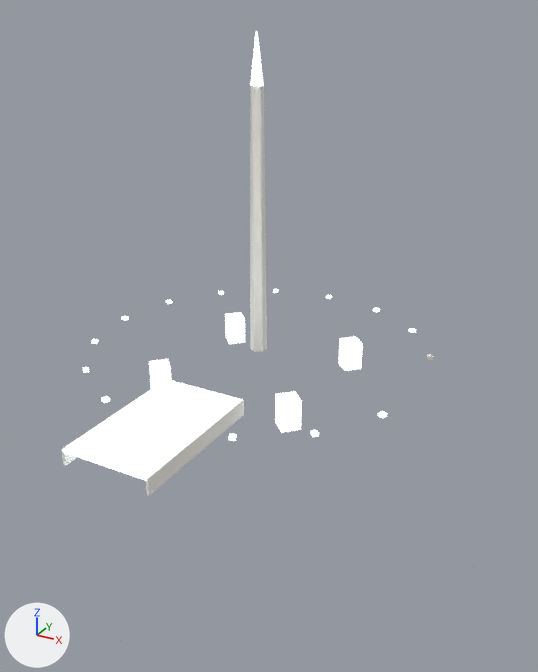
Before and after pictures for a commit that changed the FBX model assets/export/worlds/ethereal_scape/chunk_es_entry.fbx.
Both versions are drawn from a 50 mm lens placed at (183.0, -321.0, 169.0), pointed at (9.0, -5.0, 11.0). Lighting does not change. The marker at lower left points along +X, +Y and +Z. The older version comes first. Vertices at exactly the same position are counted once.

Objects in the first picture: 'ES_ENTRY'.
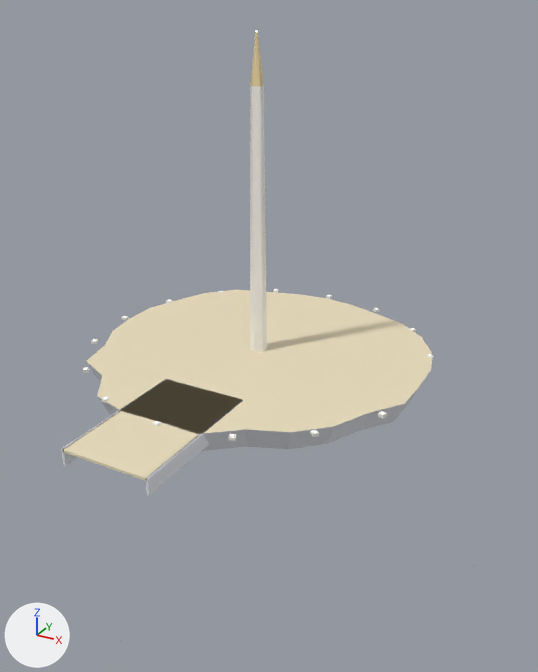
What differs and where, as boxes [x1, y1, x2, y2] in the pictures (538 x 672 px):
part 1 of me_es_entry, added: after [86, 290, 432, 451]
part 2 of me_es_entry, recoloured: [61, 379, 243, 496] in both
part 3 of me_es_entry, recoloured (pale blue to beige): [62, 379, 240, 481] in both
part 4 of me_es_entry, recoloured: [83, 289, 416, 441] in both
part 5 of me_es_entry, recoloured (pale blue to beige): [250, 32, 264, 86] in both

The change, as a diff of the scene's bpy script:
```diff
--- a/assets/export/worlds/ethereal_scape/chunk_es_entry.fbx.py
+++ b/assets/export/worlds/ethereal_scape/chunk_es_entry.fbx.py
@@ me_es_entry @@
 # used by ob_es_entry; location = (0.0, 0.0, 0.0)
-me_es_entry.from_pydata(...)  # 1173 vertices, 1200 faces; spans x -128.0..128.0, y -128.0..128.0, z -96.0..160.0
+me_es_entry.from_pydata(...)  # 1173 vertices, 1230 faces; spans x -128.0..128.0, y -128.0..128.0, z -96.0..160.0
+# me_es_entry part 1: a new loose piece of 56 vertices spanning x -89.0..91.0, y -90.0..88.0, z -12.0..0.0
+# me_es_entry part 2: 12 faces spanning x -23.0..23.0, y -128.0..-54.0, z -8.0..0.0 switch from mat_templeivory (white #f6f4ec) to mat_cloudstone (white #e4e6eb)
+# me_es_entry part 3: 6 faces spanning x -22.0..22.0, y -128.0..-54.0, z -1.0..0.0 switch from mat_portalglow (pale blue #e3f6ff, glowing pale blue #e3f6ff) to mat_palegoldsoil (beige #ecdfbf)
+# me_es_entry part 4: 108 faces spanning x -93.0..87.0, y -93.0..93.0, z -18.0..0.0 switch from mat_portalglow (pale blue #e3f6ff, glowing pale blue #e3f6ff) to mat_templeivory (white #f6f4ec)
+# me_es_entry part 5: 12 faces spanning x -3.0..3.0, y -3.0..3.0, z 136.0..160.0 switch from mat_portalglow (pale blue #e3f6ff, glowing pale blue #e3f6ff) to mat_templegold (beige #f0daa5)
+# other edits to the shape of me_es_entry do not show in these pictures
 me_es_entry.materials.append(mat_underside)
```
